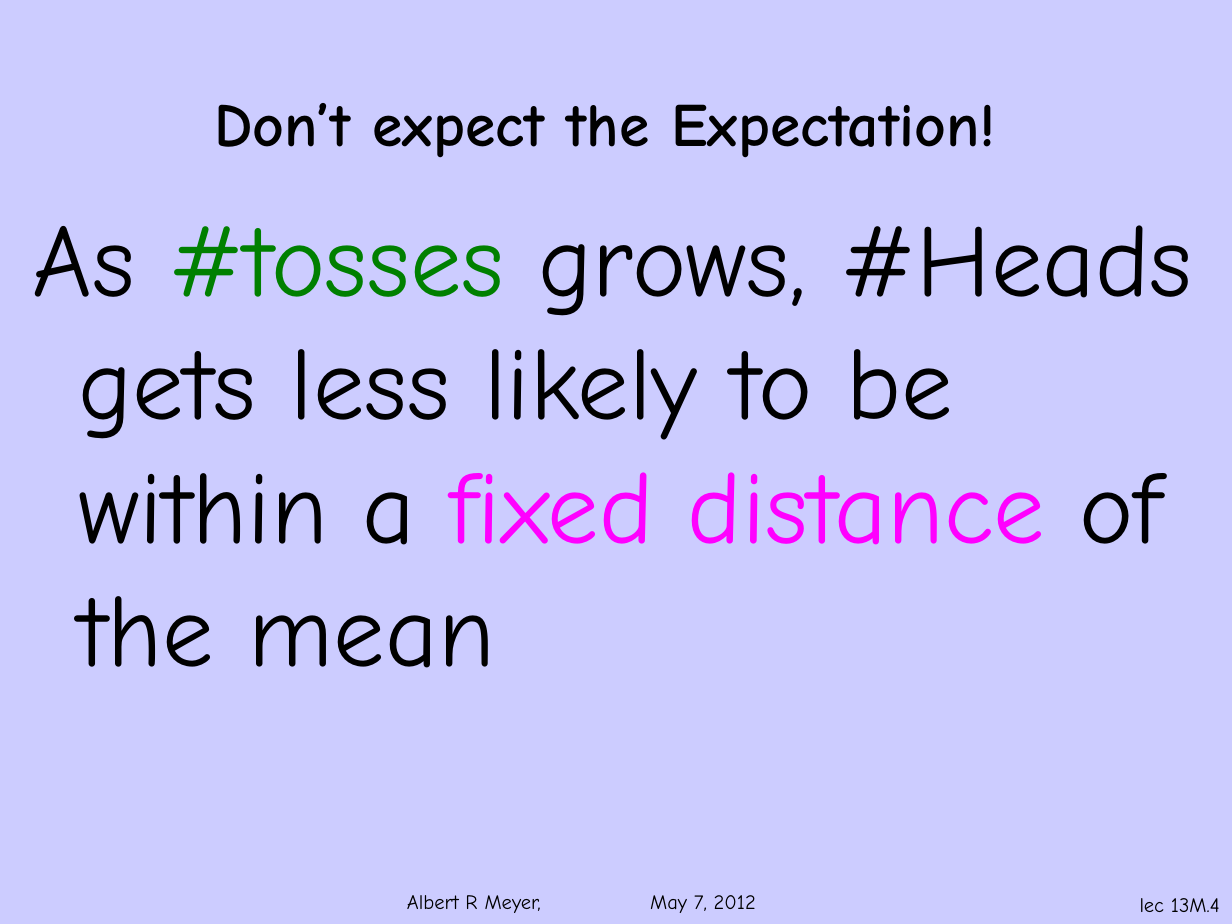
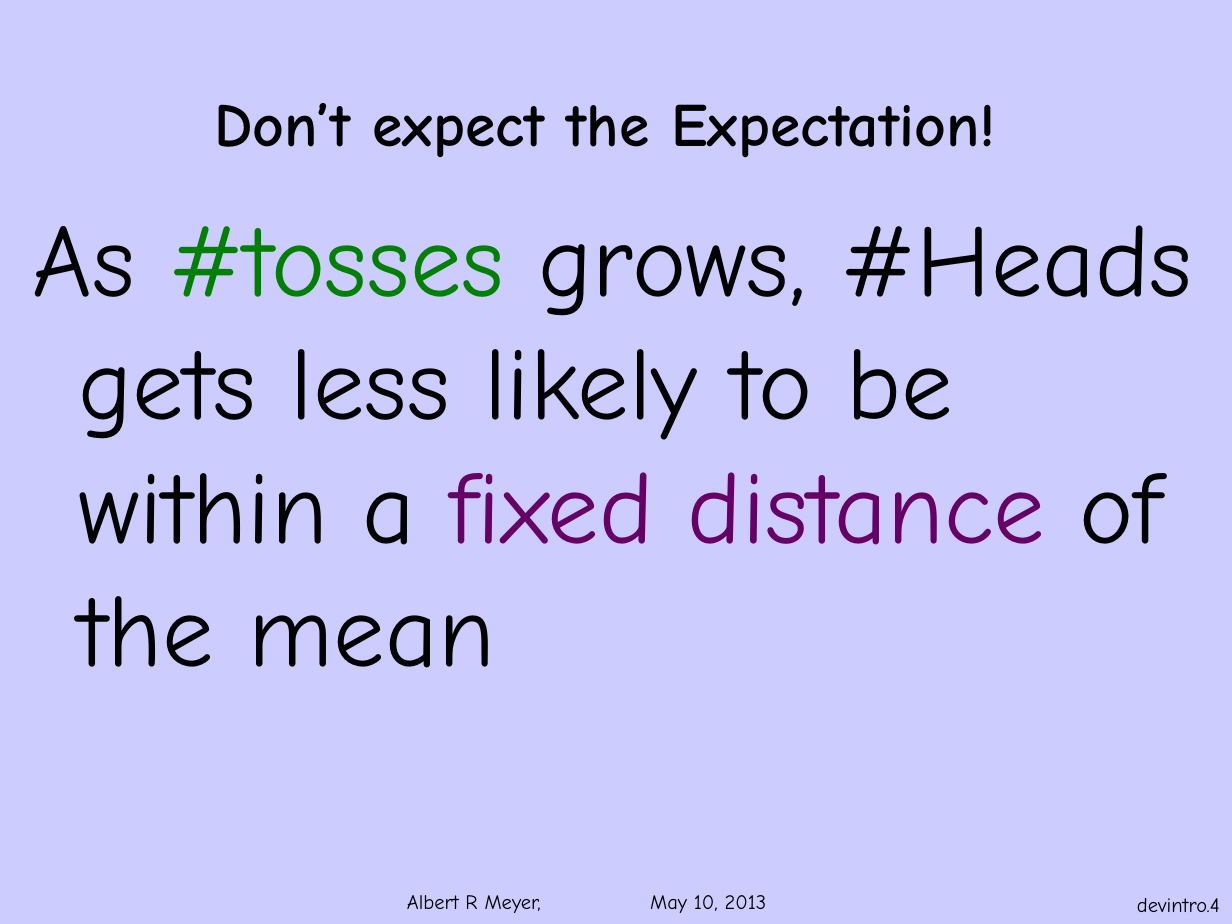
Before and after one commit to armeyer/mcs_web, a slide deck: slide 4 of spring13/slides13/deviation-intro.pptx. Drawn at 1232x924 pixels with LibreOffice and Linux fonts; fonts in the diff are those of the drawing; background and template pictures are left out. Boxes give left, top, right and bottom in pixels: in the first picture for what was removed or moved away, otherwise in the second. Text is boxed around its words. In the diff, an @@ line names an element or a change of style, - is before the commit and + after.

```diff
--- a/spring13/slides13/deviation-intro.pptx
+++ b/spring13/slides13/deviation-intro.pptx
@@ text "As #tosses grows, #Heads gets ..." at box(32, 225, 1193, 668): text colour #FF00FF to #660066 in "fixed distance" @@
@@ text at box(407, 895, 767, 913): text changed @@
-Albert R Meyer, May 7, 2012
+Albert R Meyer, May 10, 2013
@@ page number at box(1137, 898, 1220, 912): text changed @@
-lec 13M.4
+devintro.4
```
Also in this commit, not shown: 10 other slides changed, 5 other files.
